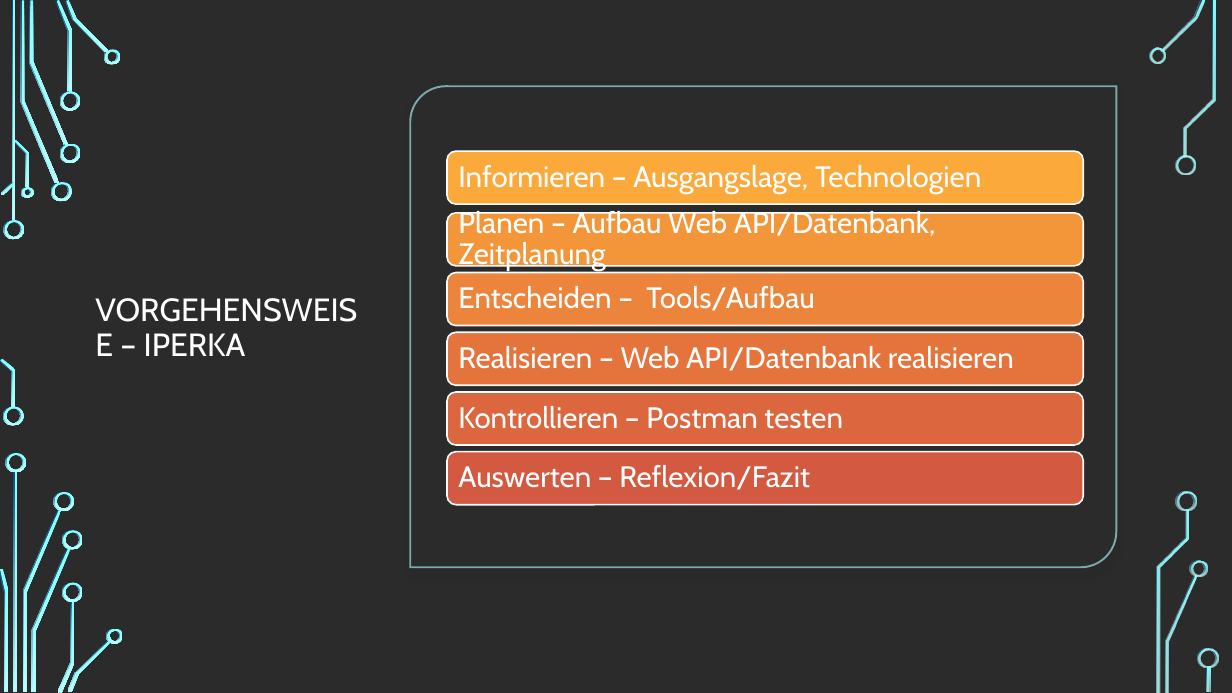
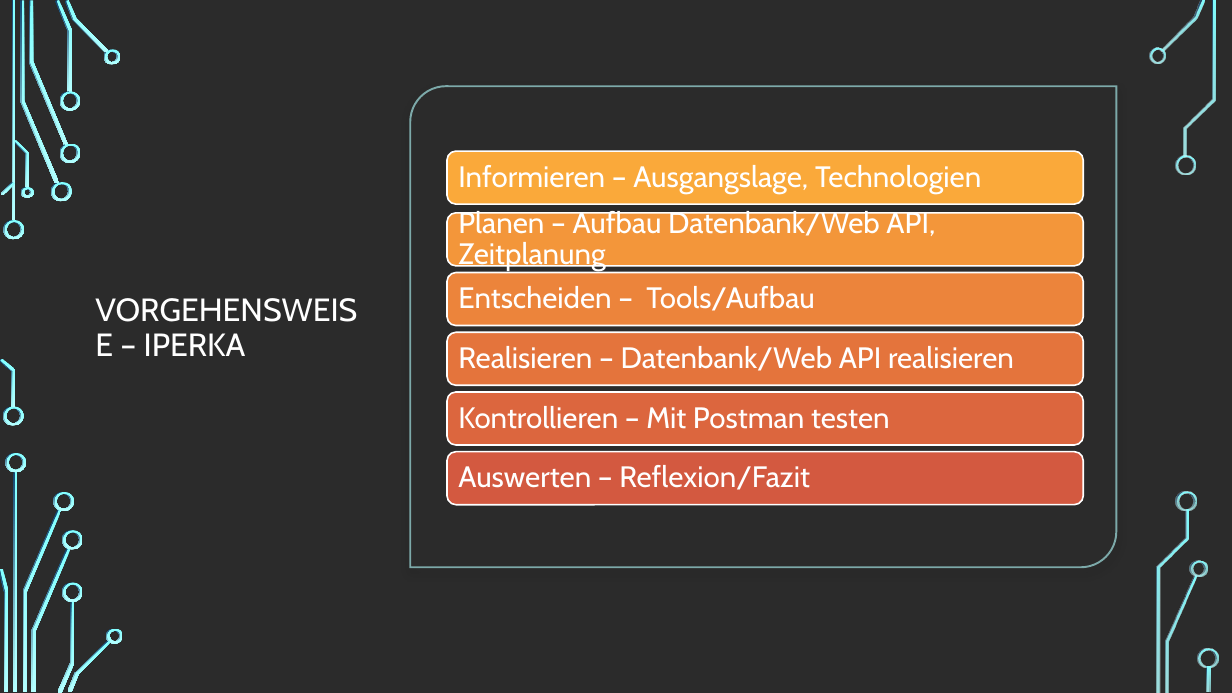
Before and after one commit to alexanderternst/JetstreamSkiserviceAPI, a slide deck: slide 5 of Projektdoku/ProjektarbeitJetstreamSkiserviceAPI.pptx. Drawn at 1232x693 pixels with LibreOffice and Linux fonts; fonts in the diff are those of the drawing; background and template pictures are left out; a plain dark background stands for a picture behind light text. Boxes give left, top, right and bottom in pixels: in the first picture for what was removed or moved away, otherwise in the second. Text is boxed around its words. In the diff, an @@ line names an element or a change of style, - is before the commit and + after.

```diff
--- a/Projektdoku/ProjektarbeitJetstreamSkiserviceAPI.pptx
+++ b/Projektdoku/ProjektarbeitJetstreamSkiserviceAPI.pptx
@@ text at [458, 208, 935, 271]: text changed @@
-Planen – Aufbau Web API/Datenbank, Zeitplanung
+Planen – Aufbau Datenbank/Web API, Zeitplanung
@@ text at [458, 346, 1014, 371]: text changed @@
-Realisieren – Web API/Datenbank realisieren
+Realisieren – Datenbank/Web API realisieren
@@ text at [458, 406, 890, 429]: text changed @@
-Kontrollieren – Postman testen
+Kontrollieren – Mit Postman testen
```
Also in this commit, not shown: 5 other slides changed, 3 other files.
